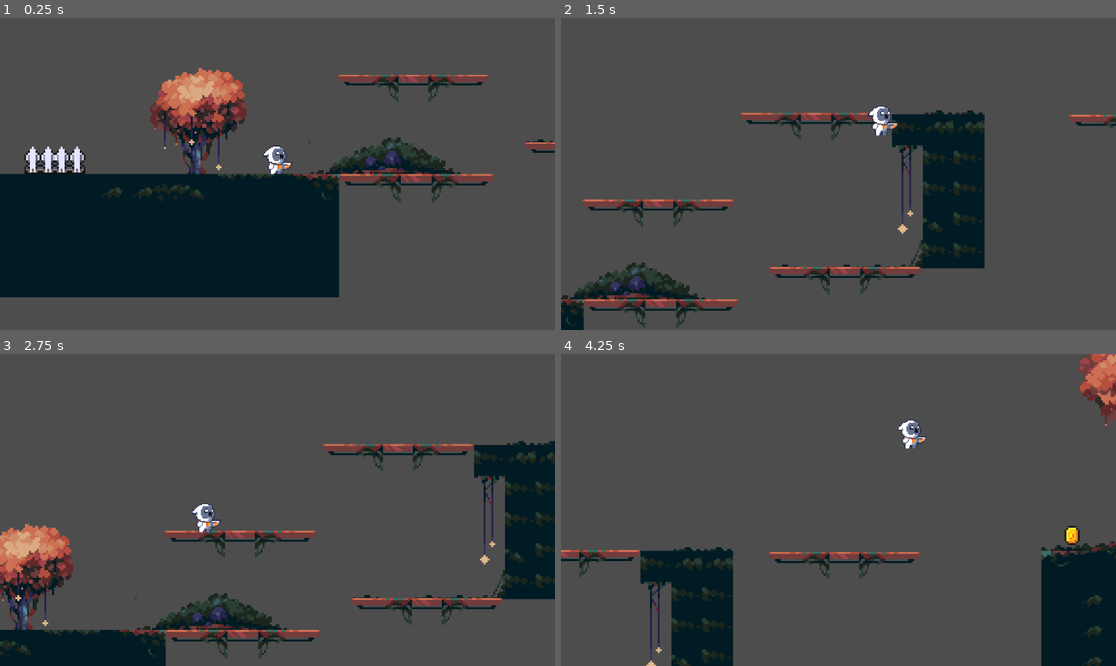
Above: before the commit, frames 1-4 (two rows, left to right).
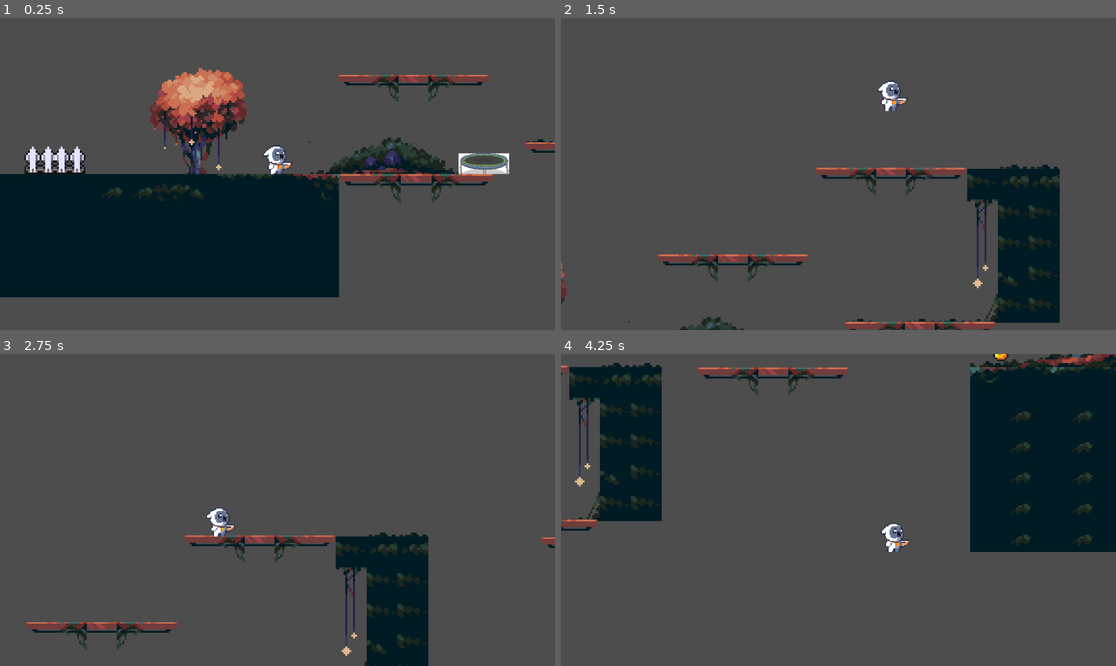
Above: after the commit, the same moments.

Repository: XiaoLuo952/2025GameDesignProject
Game: Godot game, scene res://scenes/game.tscn
The game is run twice, just before and just after one commit, with the same random seed, the same clock (stepped at 60 frames per second) and the same inputs.
Inputs:
- Up to frame 1 (0.25 s): no input
- Up to frame 2 (1.5 s): tap Enter (ui_accept) at 0.5, 0.77, 1.07 s; hold J (climb, bound only after the commit) 0.53-1.28 s; hold Right (ui_right) from 0.53 s (still down); tap L (dash) at 0.6 s; tap J (climb, bound only after the commit) at 1.35 s
- Up to frame 3 (2.75 s): tap Enter (ui_accept) at 1.52, 1.55, 1.82, 2.1 s; release Right (ui_right) at 2.03 s; hold Left (ui_left) from 2.03 s (still down); tap L (dash) at 2.3 s
- Up to frame 4 (4.25 s): release Left (ui_left) at 2.78 s; hold Right (ui_right) from 2.78 s (still down); tap L (dash) at 2.85 s; tap Enter (ui_accept) at 3.02, 3.32, 3.77, 3.8, 4.07 s; tap J (climb, bound only after the commit) at 3.05 s; hold J (climb, bound only after the commit) from 3.53 s (still down)

The runs differ from the first frame. In frame 1, 0.5% of the frame differs, in the area x 82-92%, y 43-51%; in frame 2, 21%; in frame 3, 24%; in frame 4, 36%, in the area x 0-100%, y 0-100%.

Commit message:
二段跳、攀爬、刷新冲刺的机制和角色数值优化

Diff:
--- a/project.godot
+++ b/project.godot
@@ -54,13 +54,19 @@
 "events": [Object(InputEventKey,"resource_local_to_scene":false,"resource_name":"","device":0,"window_id":0,"alt_presse …(194 unchanged characters)…
 , Object(InputEventJoypadButton,"resource_local_to_scene":false,"resource_name":"","device":0,"button_index":12,"pressure":0.0,"pressed":false,"script":null)
 , Object(InputEventJoypadMotion,"resource_local_to_scene":false,"resource_name":"","device":0,"axis":1,"axis_value":1.0,"script":null)
-, null]
+, null, Object(InputEventKey,"resource_local_to_scene":false,"resource_name":"","device":-1,"window_id":0,"alt_pressed":false,"shift_pressed":false,"ctrl_pressed":false,"meta_pressed":false,"pressed":false,"keycode":0,"physical_keycode":83,"key_label":0,"unicode":115,"location":0,"echo":false,"script":null)
+]
 }
 dash={
 "deadzone": 0.2,
 "events": [null, Object(InputEventKey,"resource_local_to_scene":false,"resource_name":"","device":0,"window_id":0,"alt_ …(195 unchanged characters)…
 ]
 }
+climb={
+"deadzone": 0.2,
+"events": [Object(InputEventKey,"resource_local_to_scene":false,"resource_name":"","device":-1,"window_id":0,"alt_pressed":false,"shift_pressed":false,"ctrl_pressed":false,"meta_pressed":false,"pressed":false,"keycode":0,"physical_keycode":74,"key_label":0,"unicode":106,"location":0,"echo":false,"script":null)
+]
+}
 
 [rendering]
 
--- a/scenes/game.tscn
+++ b/scenes/game.tscn
@@ -1,10 +1,11 @@
-[gd_scene load_steps=12 format=3 uid="uid://dqghdy28cj1uk"]
+[gd_scene load_steps=13 format=3 uid="uid://dqghdy28cj1uk"]
 
 [ext_resource type="PackedScene" uid="uid://cw2r1hm2vyg5t" path="res://scenes/player.tscn" id="1_uwrxv"]
 [ext_resource type="Texture2D" uid="uid://c6fatgv6uu84h" path="res://assets/sprites/tileset.png" id="2_yqjtg"]
 [ext_resource type="PackedScene" uid="uid://oitb1imup4k2" path="res://scenes/platform.tscn" id="3_lnu2h"]
 [ext_resource type="PackedScene" uid="uid://jkhsmctuq6t0" path="res://scenes/memory.tscn" id="4_lbhrr"]
 [ext_resource type="PackedScene" uid="uid://dphf436oqba5j" path="res://scenes/trap.tscn" id="5_iywne"]
+[ext_resource type="PackedScene" uid="uid://dnimlnlyjm67t" path="res://scenes/tanhaung.tscn" id="6_p57ef"]
 
 [sub_resource type="TileSetAtlasSource" id="TileSetAtlasSource_lnu2h"]
 texture = ExtResource("2_yqjtg")
@@ -253,3 +254,10 @@
 
 [node name="trap" parent="." instance=ExtResource("5_iywne")]
 position = Vector2(-115, -6)
+
+[node name="Area2D" parent="." instance=ExtResource("6_p57ef")]
+position = Vector2(102, -3)
+collision_mask = 3
+
+[node name="Memory2" parent="." instance=ExtResource("4_lbhrr")]
+position = Vector2(344, -165)
--- a/scenes/memory.tscn
+++ b/scenes/memory.tscn
@@ -1,7 +1,67 @@
 [gd_scene load_steps=17 format=3 uid="uid://jkhsmctuq6t0"]
 
-[ext_resource type="Script" uid="uid://7ygxir7jlar0" path="res://scripts/memory.gd" id="1_au0oe"]
 [ext_resource type="Texture2D" uid="uid://cwe45jn3lb0cy" path="res://assets/sprites/coin.png" id="1_c5y6f"]
+
+[sub_resource type="GDScript" id="GDScript_c5y6f"]
+script/source = "extends Area2D
+#收集并存储数目，可能需要针对每个实例化对象编号
+
+# 刷新设置
+@export var respawn_time := 5.0  # 重生时间，单位秒
+var initial_position := Vector2.ZERO  # 初始位置
+var is_collected := false  # 是否已被收集
+var respawn_timer := 0.0  # 重生计时器
+
+# 保存原始显示状态的引用
+@onready var sprite = $AnimatedSprite2D
+@onready var collision = $CollisionShape2D
+
+func _ready():
+	# 连接信号
+	body_entered.connect(_on_body_entered)
+	# 记录初始位置
+	initial_position = global_position
+	print(\"Memory初始化完成，位置:\", initial_position)
+
+func _process(delta):
+	# 如果已被收集，更新计时器
+	if is_collected:
+		respawn_timer -= delta
+		if respawn_timer <= 0:
+			respawn()
+
+func _on_body_entered(body: Node2D) -> void:
+	if is_collected:
+		return  # 如果已被收集，忽略碰撞
+
+	print(\"物体触碰到Memory:\", body.name)
+	if body.is_in_group(\"player\"):
+		print(\"玩家收集到Memory\")
+		# 设置玩家冲刺次数为2
+		body.set_dash_count(2)
+		collect()
+
+# 收集Memory
+func collect():
+	is_collected = true
+	respawn_timer = respawn_time
+
+	# 隐藏而不是销毁
+	sprite.visible = false
+	collision.disabled = true
+
+	print(\"Memory已被收集，将在\", respawn_time, \"秒后重生\")
+
+# 重生Memory
+func respawn():
+	is_collected = false
+
+	# 恢复可见性和碰撞
+	sprite.visible = true
+	collision.disabled = false
+
+	print(\"Memory已重生\")
+"
 
 [sub_resource type="AtlasTexture" id="AtlasTexture_au0oe"]
 atlas = ExtResource("1_c5y6f")
@@ -98,9 +158,9 @@
 [sub_resource type="CircleShape2D" id="CircleShape2D_tf64m"]
 radius = 5.09902
 
-[node name="Memory" type="Area2D"]
-collision_mask = 2
-script = ExtResource("1_au0oe")
+[node name="Memory" type="Area2D" groups=["金币"]]
+collision_mask = 3
+script = SubResource("GDScript_c5y6f")
 
 [node name="AnimatedSprite2D" type="AnimatedSprite2D" parent="."]
 sprite_frames = SubResource("SpriteFrames_ngavr")
--- a/scenes/player.tscn
+++ b/scenes/player.tscn
@@ -58,3 +58,12 @@
 [node name="CollisionShape2D" type="CollisionShape2D" parent="."]
 position = Vector2(0, -5)
 shape = SubResource("CircleShape2D_fjrip")
+
+[node name="WallRayLeft" type="RayCast2D" parent="."]
+position = Vector2(2, -5)
+target_position = Vector2(5, 0)
+collision_mask = 3
+
+[node name="WallRayRight" type="RayCast2D" parent="."]
+position = Vector2(-2, -5)
+target_position = Vector2(-5, 0)
--- a/scenes/tanhaung.tscn
+++ b/scenes/tanhaung.tscn
@@ -1,7 +1,37 @@
 [gd_scene load_steps=6 format=3 uid="uid://dnimlnlyjm67t"]
 
-[ext_resource type="Texture2D" uid="uid://dfyni3lukk17c" path="res://tupian/联想截图_20250408193050.png" id="1_jmw0l"]
-[ext_resource type="Script" uid="uid://7ygxir7jlar0" path="res://scripts/tanhaung.gd" id="2_ddpc3"]
+[ext_resource type="Texture2D" uid="uid://dfyni3lukk17c" path="res://assets/sprites/tupian/联想截图_20250408193050.png" id="1_jmw0l"]
+
+[sub_resource type="GDScript" id="GDScript_jmw0l"]
+script/source = "extends Area2D
+
+@export var bounce_strength := 500.0    # 弹力强度
+@export var bounce_direction := Vector2.UP  # 默认向上
+@export var use_animation := true       # 是否使用动画
+
+@onready var animation_player = $AnimationPlayer
+
+func _ready():
+	# 连接碰撞信号
+	body_entered.connect(_on_body_entered)
+	print(\"弹簧初始化完成\")
+
+func _on_body_entered(body):
+	print(\"物体触碰到弹簧:\", body.name)
+	if body.is_in_group(\"player\"):
+		print(\"玩家触发弹簧效果\")
+		apply_bounce(body)
+		if use_animation:
+			animation_player.play(\"compress\")
+
+func apply_bounce(body):
+	var final_direction = bounce_direction.normalized()
+	# 根据不同物理体类型处理
+	if body is CharacterBody2D:
+		body.velocity = final_direction * bounce_strength
+	elif body is RigidBody2D:
+		body.apply_central_impulse(final_direction * bounce_strength)
+"
 
 [sub_resource type="RectangleShape2D" id="RectangleShape2D_ddpc3"]
 size = Vector2(28.4091, 11.6472)
@@ -40,7 +70,7 @@
 
 [node name="Area2D" type="Area2D"]
 position = Vector2(297.352, 274.126)
-script = ExtResource("2_ddpc3")
+script = SubResource("GDScript_jmw0l")
 
 [node name="Sprite2D" type="Sprite2D" parent="."]
 position = Vector2(5.05485, -2.32649)
--- a/scripts/memory.gd
+++ b/scripts/memory.gd
@@ -1,6 +1,58 @@
 extends Area2D
 #收集并存储数目，可能需要针对每个实例化对象编号
 
+# 刷新设置
+@export var respawn_time := 5.0  # 重生时间，单位秒
+var initial_position := Vector2.ZERO  # 初始位置
+var is_collected := false  # 是否已被收集
+var respawn_timer := 0.0  # 重生计时器
+
+# 保存原始显示状态的引用
+@onready var sprite = $AnimatedSprite2D
+@onready var collision = $CollisionShape2D
+
+func _ready():
+	# 连接信号
+	body_entered.connect(_on_body_entered)
+	# 记录初始位置
+	initial_position = global_position
+	print("Memory初始化完成，位置:", initial_position)
+
+func _process(delta):
+	# 如果已被收集，更新计时器
+	if is_collected:
+		respawn_timer -= delta
+		if respawn_timer <= 0:
+			respawn()
+
 func _on_body_entered(body: Node2D) -> void:
-	queue_free()
-	pass # Replace with function body.
+	if is_collected:
+		return  # 如果已被收集，忽略碰撞
+
+	print("物体触碰到Memory:", body.name)
+	if body.is_in_group("player"):
+		print("玩家收集到Memory")
+		# 设置玩家冲刺次数为2
+		body.set_dash_count(2)
+		collect()
+
+# 收集Memory
+func collect():
+	is_collected = true
+	respawn_timer = respawn_time
+
+	# 隐藏而不是销毁
+	sprite.visible = false
+	collision.disabled = true
+
+	print("Memory已被收集，将在", respawn_time, "秒后重生")
+
+# 重生Memory
+func respawn():
+	is_collected = false
+
+	# 恢复可见性和碰撞
+	sprite.visible = true
+	collision.disabled = false
+
+	print("Memory已重生")
--- a/scripts/player.gd
+++ b/scripts/player.gd
@@ -1,40 +1,89 @@
 extends CharacterBody2D
 
 #移动和跳跃的参数
-const SPEED = 200.0
-const JUMP_VELOCITY = -400.0
+const SPEED = 160.0
+const JUMP_VELOCITY = -280.0
 const ACCEL_SMOOTHING = 0.2  # 加速平滑系数
 const DECEL_SMOOTHING = 0.1  # 减速平滑系数
 
 #冲刺的参数
-const DASH_SPEED = 600.0
+const DASH_SPEED = 280.0
 const DASH_DURATION = 0.15
-var can_dash := true
+const DASH_EXIT_SPEED = 0.6  # 冲刺结束时保留的速度比例
+const MAX_DASH_COUNT = 2     # 最大冲刺次数
+var dash_count := 1          # 初始冲刺次数为1
 var is_dashing := false
 var dash_timer := 0.0
+var dash_direction := Vector2.ZERO  # 记录冲刺方向
+
+#攀爬的参数
+const CLIMB_SPEED = 80.0  # 攀爬速度
+const WALL_JUMP_VELOCITY = Vector2(200.0, -350.0)  # 墙跳的初始速度
+const WALL_JUMP_COOLDOWN = 0.15  # 墙跳后暂时禁用攀爬的时间
+var is_climbing := false   # 是否正在攀爬
+var can_climb := false     # 是否可以攀爬（靠近墙壁）
+var wall_jump_timer := 0.0  # 墙跳冷却计时器
+const GRAVITY = 980.0      # 重力常量
+
+# 检测是否靠近墙壁
+func is_near_wall() -> bool:
+	# 检测左侧墙壁
+	var left_ray = $WallRayLeft
+	# 检测右侧墙壁
+	var right_ray = $WallRayRight
+
+	return (left_ray and left_ray.is_colliding()) or (right_ray and right_ray.is_colliding())
 
 #盲猜每帧进行
 func _physics_process(delta: float) -> void:
+	# 更新墙跳冷却计时器
+	if wall_jump_timer > 0:
+		wall_jump_timer -= delta
+		can_climb = false  # 墙跳冷却期间禁用攀爬
+
+	# 更新是否可以攀爬的状态
+	can_climb = is_near_wall()
+
+	# 处理攀爬状态
+	if can_climb and Input.is_action_pressed("climb"):
+		is_climbing = true
+	else:
+		is_climbing = false
+
 	if not is_dashing:
-		# 重力
-		if not is_on_floor():
-			velocity += get_gravity() * delta
-		if is_on_floor() :
-			can_dash = true #触地情况下可以立刻刷新冲刺
+		# 处理重力 - 如果在攀爬状态则不受重力
+		if not is_on_floor() and not is_climbing:
+			velocity.y += GRAVITY * delta
+		elif is_on_floor():
+			# 触地恢复冲刺次数(如果冲刺次数小于1则恢复为1)
+			if dash_count < 1:
+				dash_count = 1
 
-	# 跳跃逻辑a
-	if Input.is_action_just_pressed("ui_accept") and is_on_floor() and not is_dashing:
+	# 跳跃逻辑 - 地面跳跃或墙壁跳跃
+	if Input.is_action_just_pressed("ui_accept") and (is_on_floor() or is_climbing) and not is_dashing:
 		velocity.y = JUMP_VELOCITY
+		is_climbing = false  # 跳跃时停止攀爬
 
+	# 处理水平移动
 	var direction := Input.get_axis("ui_left", "ui_right")
 	var target_velocity = direction * SPEED
+
 	if direction:
 		velocity.x = lerp(velocity.x, target_velocity, ACCEL_SMOOTHING)
 	else:
 		velocity.x = lerp(velocity.x, 0.0, DECEL_SMOOTHING)
 
+	# 处理攀爬移动
+	if is_climbing:
+		var vertical_direction = Input.get_axis("ui_up", "ui_down")
+		velocity.y = vertical_direction * CLIMB_SPEED
+
+		# 如果没有垂直输入，停止垂直移动
+		if vertical_direction == 0:
+			velocity.y = 0
+
 	#冲刺逻辑
-	if Input.is_action_just_pressed("dash") and can_dash:
+	if Input.is_action_just_pressed("dash") and dash_count > 0:
 		var dash_direction = Vector2(
 			Input.get_axis("ui_left", "ui_right"),
 			Input.get_axis("ui_up", "ui_down")  # 即使限制移动，仍允许八方向冲刺
@@ -43,21 +92,53 @@
 			dash_direction = Vector2.RIGHT
 
 		dash_direction = dash_direction.normalized()
-		can_dash = false
+		dash_count -= 1  # 使用一次冲刺次数
+		is_climbing = false  # 冲刺时停止攀爬
 		start_dash(dash_direction)
 
 	if is_dashing:
 		dash_timer -= delta
 		if dash_timer <= 0:
-			end_dash()
+			# 平滑退出冲刺
+			is_dashing = false
+
+			# 保留一部分动量，使过渡更自然
+			velocity = velocity * DASH_EXIT_SPEED
+
+			# 如果是向上冲刺，给一个合理的上升速度而不是直接归零
+			if dash_direction.y < 0:
+				velocity.y = min(velocity.y, JUMP_VELOCITY * 0.7)  # 类似于一个小跳的感觉
+		else:
+			# 冲刺期间持续应用速度，确保方向保持一致
+			velocity = dash_direction * DASH_SPEED
+			# 冲刺期间不受重力影响
+			move_and_slide()
+			return  # 冲刺时跳过其他移动逻辑
 
 	move_and_slide()
 
 func start_dash(direction: Vector2):
 	is_dashing = true
 	dash_timer = DASH_DURATION
-	velocity = direction * DASH_SPEED
+	dash_direction = direction.normalized()  # 保存规范化的方向
+	velocity = dash_direction * DASH_SPEED   # 设置初始冲刺速度
 
-func end_dash():
-	is_dashing = false
-	velocity.x = lerp(velocity.x, 0.0, 0.5)
+# 执行墙跳
+func perform_wall_jump():
+	is_climbing = false
+	wall_jump_timer = WALL_JUMP_COOLDOWN
+
+	# 检测朝向哪边墙壁
+	var wall_direction = Vector2.ZERO
+	if $WallRayLeft.is_colliding():
+		wall_direction = Vector2.RIGHT  # 从左墙跳向右边
+	elif $WallRayRight.is_colliding():
+		wall_direction = Vector2.LEFT   # 从右墙跳向左边
+
+	# 设置墙跳速度
+	velocity.x = wall_direction.x * WALL_JUMP_VELOCITY.x
+	velocity.y = WALL_JUMP_VELOCITY.y
+
+# 公共方法，让其他脚本可以增加冲刺次数
+func set_dash_count(count: int) -> void:
+	dash_count = min(count, MAX_DASH_COUNT)  # 确保不超过最大值
--- a/scripts/tanhaung.gd
+++ b/scripts/tanhaung.gd
@@ -4,16 +4,29 @@
 @export var bounce_direction := Vector2.UP  # 默认向上
 @export var use_animation := true       # 是否使用动画
 
-@onready var animation_player = $AnimationPlayer
+# 注意这里的修改，确保在使用前检查节点是否存在
+var animation_player
 
 func _ready():
 	# 连接碰撞信号
 	body_entered.connect(_on_body_entered)
+	print("弹簧初始化完成")
+
+	# 获取动画播放器引用并检查是否存在
+	animation_player = $AnimationPlayer if has_node("AnimationPlayer") else null
+
+	# 检查是否有compress动画
+	if animation_player and use_animation:
+		if not animation_player.has_animation("compress"):
+			print("警告：弹簧没有'compress'动画，将创建一个简单动画")
+			_create_default_animation()
 
 func _on_body_entered(body):
-	if body.is_in_group("Player"):
+	print("物体触碰到弹簧:", body.name)
+	if body.is_in_group("player"):
+		print("玩家触发弹簧效果")
 		apply_bounce(body)
-		if use_animation:
+		if use_animation and animation_player:
 			animation_player.play("compress")
 
 func apply_bounce(body):
@@ -23,3 +36,23 @@
 		body.velocity = final_direction * bounce_strength
 	elif body is RigidBody2D:
 		body.apply_central_impulse(final_direction * bounce_strength)
+
+# 创建默认压缩动画
+func _create_default_animation():
+	var animation = Animation.new()
+	var track_index = animation.add_track(Animation.TYPE_VALUE)
+
+	# 设置轨道属性
+	animation.track_set_path(track_index, "Sprite2D:scale")
+	animation.length = 0.3
+
+	# 添加关键帧
+	animation.track_insert_key(track_index, 0.0, Vector2(1, 1))  # 正常大小
+	animation.track_insert_key(track_index, 0.15, Vector2(1.2, 0.8))  # 压缩
+	animation.track_insert_key(track_index, 0.3, Vector2(1, 1))  # 恢复
+
+	# 循环设置
+	animation.loop_mode = Animation.LOOP_NONE
+
+	# 添加到动画播放器
+	animation_player.add_animation("compress", animation)
Not shown, changed: assets/sprites/tupian/联想截图_20250408193050.png.import
